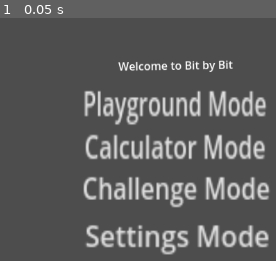
Above: before the commit, frame 1.
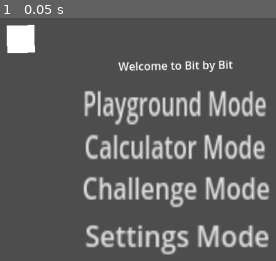
Above: after the commit, the same moment.

Repository: cyberneel/bit-by-bit
Game: Godot game, scene res://Scenes/main_menu.tscn
The game is run twice, just before and just after one commit, with the same random seed, the same clock (stepped at 60 frames per second) and the same inputs.
Inputs:
- Up to frame 1 (0.05 s): no input

The runs differ from the first frame. In frame 1, 1.2% of the frame differs, in the area x 2-13%, y 2-15%.

Commit message:
aaaaaaaaaaaaaaaaaaaaaaaaaa
aaaaaaaaaaaaaaaaaaaaaaaaaaaa

Diff:
--- a/Scenes/main_menu.tscn
+++ b/Scenes/main_menu.tscn
@@ -28,6 +28,12 @@
 horizontal_alignment = 1
 vertical_alignment = 1
 
+[node name="ColorRect" type="ColorRect" parent="Label"]
+layout_mode = 1
+anchors_preset = -1
+offset_right = 40.0
+offset_bottom = 40.0
+
 [node name="LinkButton2" type="LinkButton" parent="."]
 offset_left = 374.0
 offset_top = 312.0
Not shown: 1 places in Scenes/main_menu.tscn that only renumber resources
Binary file added: assets/fonts/Upheaval.fon
Not shown, added: assets/fonts/upheaval.txt
Binary file added: assets/fonts/upheavtt.ttf
Not shown, added: assets/fonts/upheavtt.ttf.import
Not shown, added: assets/sprites/socket.png.import
